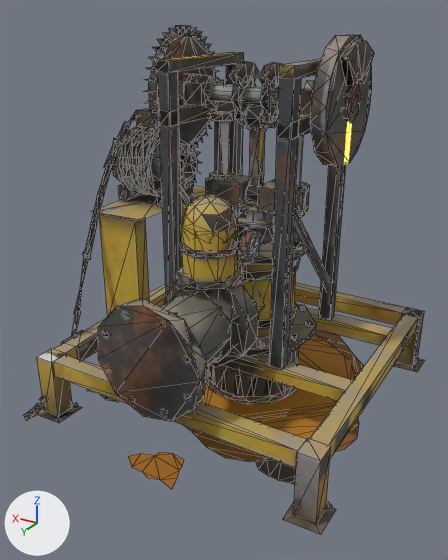
The glTF model jogo/assets/modelos/logistica/canos/bomba.glb as it was, and as the next commit left it.
The view is the same before and after, from a 50 mm lens placed at (-0.845, 1.536, 1.133), pointed at (0.027, 0.083, 0.407). The axes (+X, +Y, +Z) are drawn at lower left. The lights are the same throughout. The first picture is the older version. Mesh edges are drawn as thin lines on the coarser meshes. Where no turn or scale is listed for an object, it has been applied to the vertices. Vertices at exactly the same position are counted once.

The first picture shows 'bomba_corpo', 'bomba_m1', 'bomba_m3', 'bomba_m4' and 2 more.
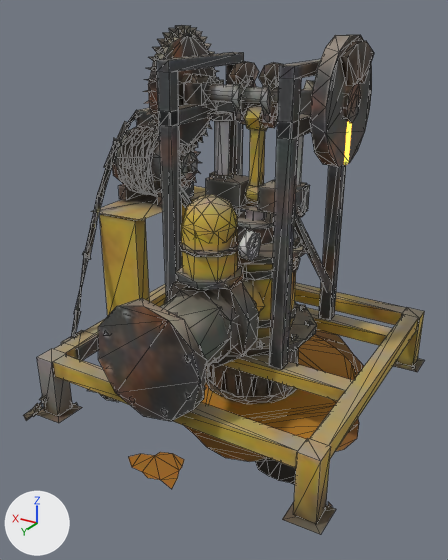
Pixel boxes (x1, y1, x2, y2) of what changed, in the pictures (448 x 560 px; the box of a moved part takes in the faces that stretch with it):
part 1 of me_biela_corpo, surface changed (grey to yellow)
    both: (245, 107, 268, 204)
part 2 of me_coroa, surface changed
    both: (145, 25, 364, 153)
part 3 of me_bomba_aco, moved or reshaped
    both: (182, 194, 237, 240)
part 4 of me_bomba_aco, surface changed
    both: (23, 52, 424, 531)

The change in detail:
me_biela_corpo has 36 vertices, 60 faces and spans x -0.023..0.023, y -0.035..0.037, z -0.03..0.255.
me_biela_corpo is used by ob_bomba_m3; location (0.0, -0.06, 0.64).
me_biela_corpo part 1: texture (UV) coordinates of 54 of 60 faces, centred in x -0.023..0.023, y -0.034..0.033, z -0.028..0.244, changed; they spanned u 0.39..0.9, v 0.07..0.93 and now span u 0.04..0.87, v 0.08..0.93.
me_coroa has 346 vertices, 496 faces and spans x -0.29..0.28, y -0.181..0.181, z -0.181..0.181.
me_coroa is used by ob_bomba_m1; location (0.0, -0.06, 0.92).
me_coroa part 2: texture (UV) coordinates of 337 of 496 faces, centred in x -0.283..0.28, y -0.172..0.172, z -0.172..0.172, changed; they spanned u 0.01..0.97, v 0.01..0.97 and now span u 0.01..0.98, v 0.03..0.97.
me_bomba_aco has 1687 vertices, 2153 faces and spans x -0.47..0.496, y -0.515..0.521, z -0.001..1.02.
me_bomba_aco is used by ob_bomba_corpo; location (0.0, 0.0, 0.0).
me_bomba_aco part 3: 26 of 1687 vertices moved; they spanned x -0.075..0.074, y 0.124..0.242, z 0.545..0.692 and now span x -0.075..0.074, y 0.124..0.242, z 0.545..0.692; mean shift (0.0, 0.0, 0.0); largest move (0.019, 0.2, 0.546) -> (0.054, 0.18, 0.67).
me_bomba_aco part 4: 1150 kept faces spanning x -0.47..0.485, y -0.47..0.511, z -0.001..1.02 get new texture (UV) coordinates.
